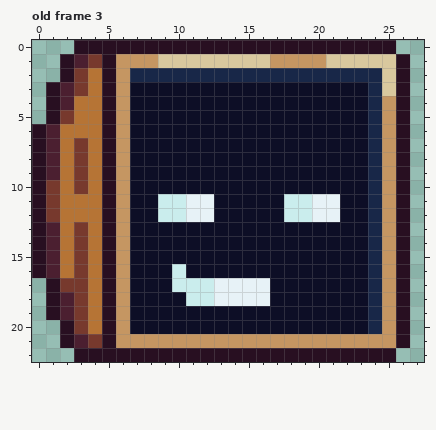
Edited in one commit: pixel-art file (Assets/UI/Menu_Icon_1.aseprite). The picture above was drawn from the file before the commit.
28x23 pixels, 4 frames. Shown: old frame 3.
The same view after the edit:
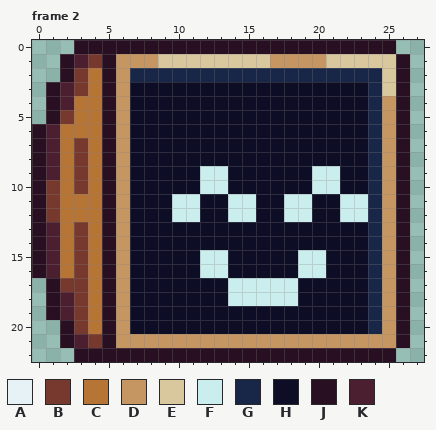
Palette (. is transparent): A #e7f2f7  B #77392d  C #b67435  D #c59662  E #d9c89e  F #caeded  G #182748  H #0d0e26  J #280f21  K #4b1f30
A new or re-ordered frame is compared with the old frame closest to it.
From old to new:
frames 4 -> 5
Frame 2 is new; against old frame 3:
Colour F replaces colour A in rows 11 to 12 at x 11; in rows 17 to 18 at x 14 to 16.
Colour F replaces colour H in rows 9 to 10 at x 12 to 13 and 20 to 21; in rows 11 to 12 at x 14 to 15 and 22 to 23; in rows 15 to 16 at x 12 to 13 and 19 to 20; in rows 17 to 18 at x 17 to 18.
Colour H replaces colour A in rows 11 to 12 at x 12 and 20 to 21; in rows 17 to 18 at x 13.
Colour H replaces colour F in rows 11 to 12 at x 9; in row 16 at x 10; in row 17 at x 10 to 12; in row 18 at x 11 to 12.
